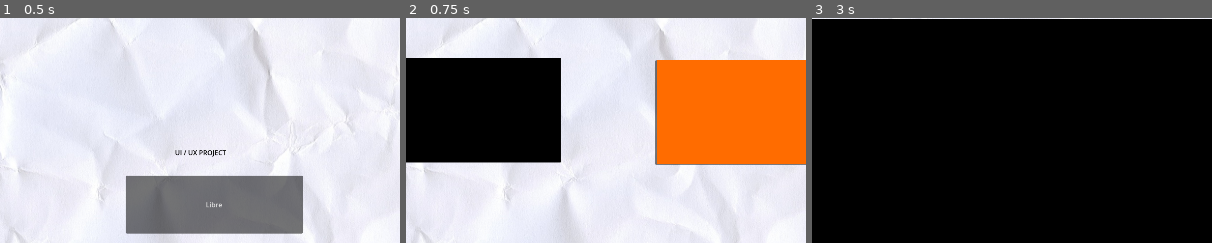
Above: before the commit, frames 1-3 (left to right).
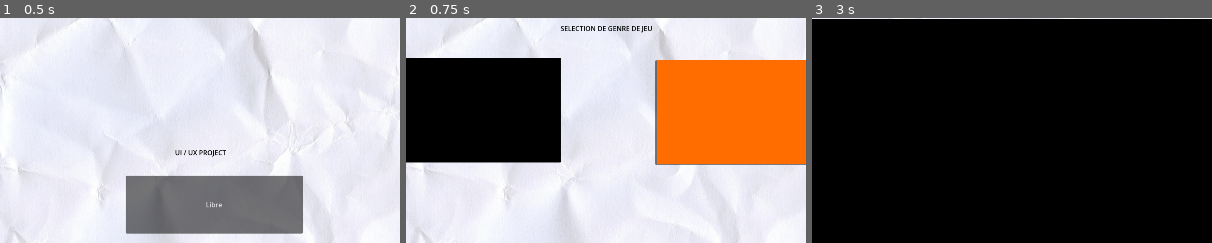
Above: after the commit, the same moments.

Repository: TanguyDoStuff/UIDesigner
Game: Godot game, scene res://Scenes/MainMenu/MainMenu.tscn
Same seed, same stepped clock (60 frames per second), same inputs: the game is played once before the commit and once after it. The engine's default icon, where the game draws it, is replaced by a stand-in: a white triangle on a blue panel in a dark square.
Inputs (mouse positions are % of the whole screen's width and height, from its top left):
- Up to frame 1 (0.5 s): no input
- Up to frame 2 (0.75 s): click "Libre" at 0.5 s
- Up to frame 3 (3 s): click "Retour" at 1.25 s; click "Libre" at 2 s; click (33, 25) at 2.75 s
The pictures show only the part of the screen within x 25-75%, y 4-54%; the shares and areas given below are measured in that part.

Frame 1 is identical in both runs. In frame 2, 0.3% of the frame differs, in the area x 38-62%, y 3-7%; in frame 3, nothing differs.

Commit message:
Répare collision poubelle

Diff:
--- a/Scenes/LibreMode/BGSelection/BGSelection.tscn
+++ b/Scenes/LibreMode/BGSelection/BGSelection.tscn
@@ -1,9 +1,12 @@
-[gd_scene load_steps=5 format=3 uid="uid://b4poeq7tjtxak"]
+[gd_scene load_steps=6 format=3 uid="uid://b4poeq7tjtxak"]
 
 [ext_resource type="Script" path="res://Scenes/LibreMode/BGSelection/BGSelection.gd" id="1_6x1h5"]
 [ext_resource type="Texture2D" uid="uid://3o6m7ejwa7yf" path="res://Assets/LibreBG/Test1.png" id="2_8a1as"]
 [ext_resource type="Texture2D" uid="uid://rb11h3lsm4ya" path="res://Assets/paperbg.png" id="2_cj25m"]
 [ext_resource type="Texture2D" uid="uid://btrefwmsgopy2" path="res://Assets/LibreBG/Test2.png" id="3_21kml"]
+
+[sub_resource type="LabelSettings" id="LabelSettings_avadd"]
+font_color = Color(0, 0, 0, 1)
 
 [node name="BgSelection" type="Node2D"]
 script = ExtResource("1_6x1h5")
@@ -42,6 +45,16 @@
 scale = Vector2(0.326797, 0.326797)
 texture = ExtResource("3_21kml")
 
+[node name="Label" type="Label" parent="."]
+offset_left = 13.0
+offset_top = 59.0
+offset_right = 1911.0
+offset_bottom = 82.0
+text = "SELECTION DE GENRE DE JEU"
+label_settings = SubResource("LabelSettings_avadd")
+horizontal_alignment = 1
+vertical_alignment = 1
+
 [connection signal="pressed" from="Backbutton" to="." method="_on_backbutton_pressed"]
 [connection signal="pressed" from="BGTest1" to="." method="_on_bg_test_1_pressed"]
 [connection signal="pressed" from="BGTest2" to="." method="_on_bg_test_2_pressed"]
--- a/Scenes/LibreMode/Element/DragNDrop.gd
+++ b/Scenes/LibreMode/Element/DragNDrop.gd
@@ -7,7 +7,7 @@
 func _process(_delta):
 	if selected:
 		followMouse()
-	elif (position.x >= 1789 and position.x <= 1848) or (position.y >= 689 and position.y <= 826): #Trash position
+	elif (position.x >= 1700 and position.x <= 1858) and (position.y >= 700 and position.y <= 836): #Trash position
 		free() #Remove itself
 		Input.set_default_cursor_shape(Input.CURSOR_ARROW) #Change back to the arrow pointer
 
--- a/Scenes/Loading/Loading.tscn
+++ b/Scenes/Loading/Loading.tscn
@@ -1,14 +1,20 @@
-[gd_scene load_steps=3 format=3 uid="uid://d1sb8jgr8jtnu"]
+[gd_scene load_steps=4 format=3 uid="uid://d1sb8jgr8jtnu"]
 
 [ext_resource type="Script" path="res://Scenes/Loading/Loading.gd" id="1_hrykd"]
+[ext_resource type="Texture2D" uid="uid://rb11h3lsm4ya" path="res://Assets/paperbg.png" id="2_x6ydw"]
 
 [sub_resource type="LabelSettings" id="LabelSettings_ww2ui"]
 font_size = 36
-outline_size = 50
+outline_size = 16
 outline_color = Color(0, 0, 0, 1)
 
 [node name="Loading" type="Node2D"]
 script = ExtResource("1_hrykd")
+
+[node name="Background" type="Sprite2D" parent="."]
+position = Vector2(951, 559)
+scale = Vector2(1.18081, 1.18081)
+texture = ExtResource("2_x6ydw")
 
 [node name="Label" type="Label" parent="."]
 offset_left = 1613.0
